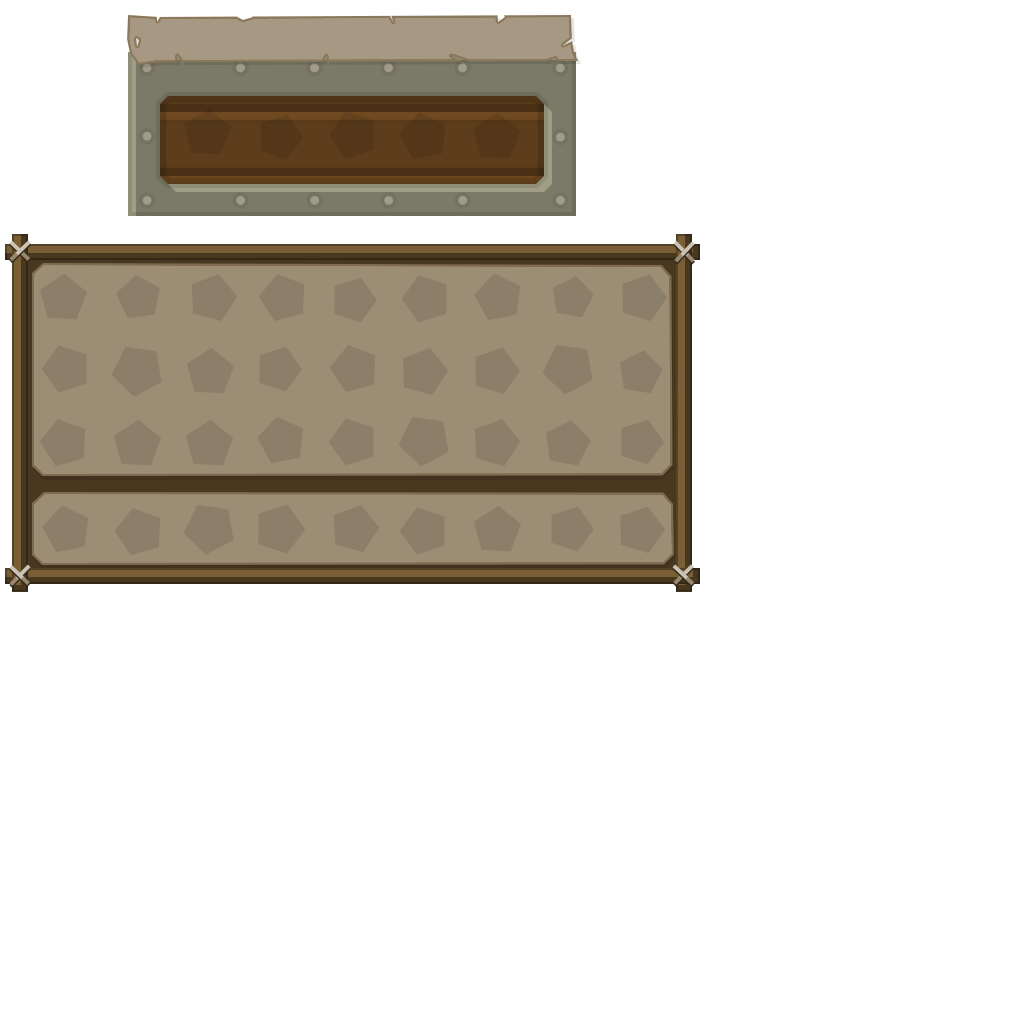
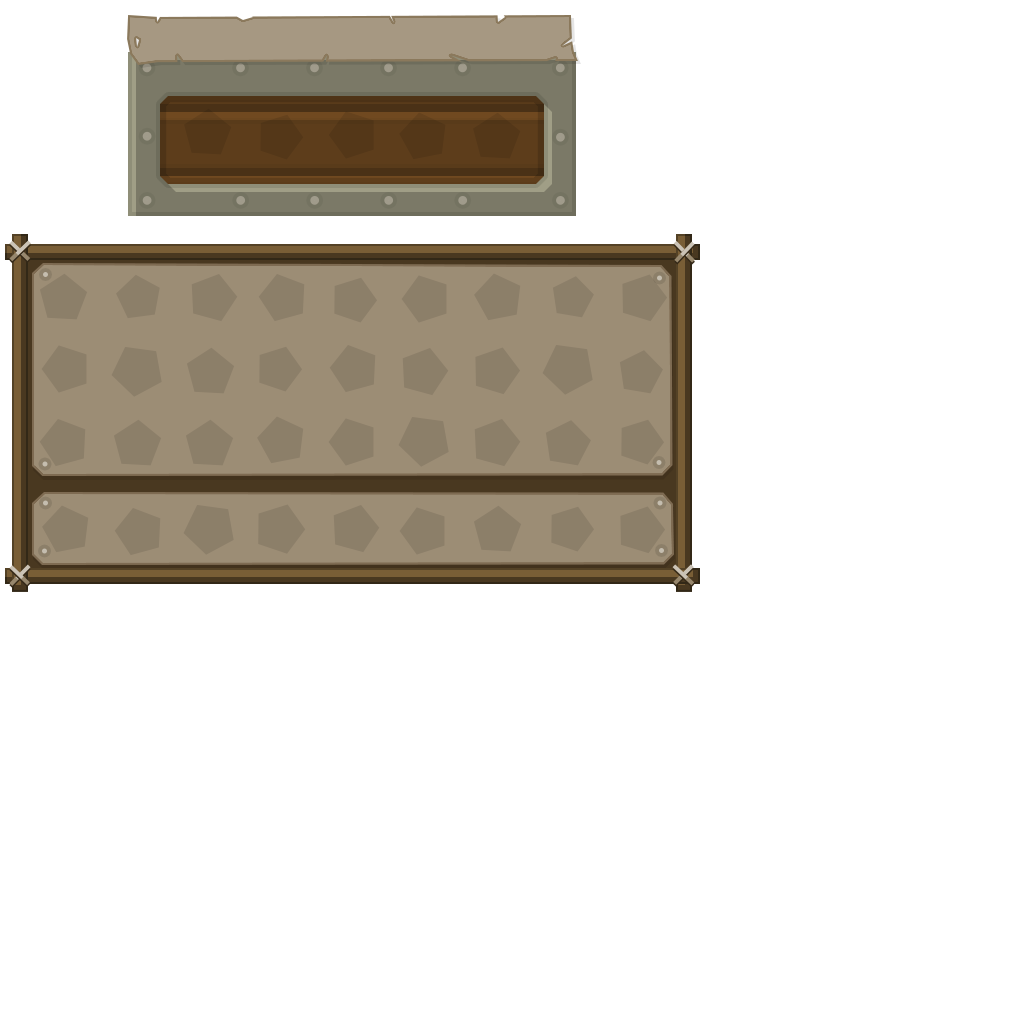
Revision of a layered 1024x1024 image; what changed, layer by layer:
added layer "Forme 21" in group "inventaire" over [42, 272, 664, 554]
painted on "Forme 20", unmasked it over [39, 268, 668, 556]
painted on "Forme 19", unmasked it over [38, 268, 668, 558]
unmasked "Forme 14" over [38, 268, 668, 558]
